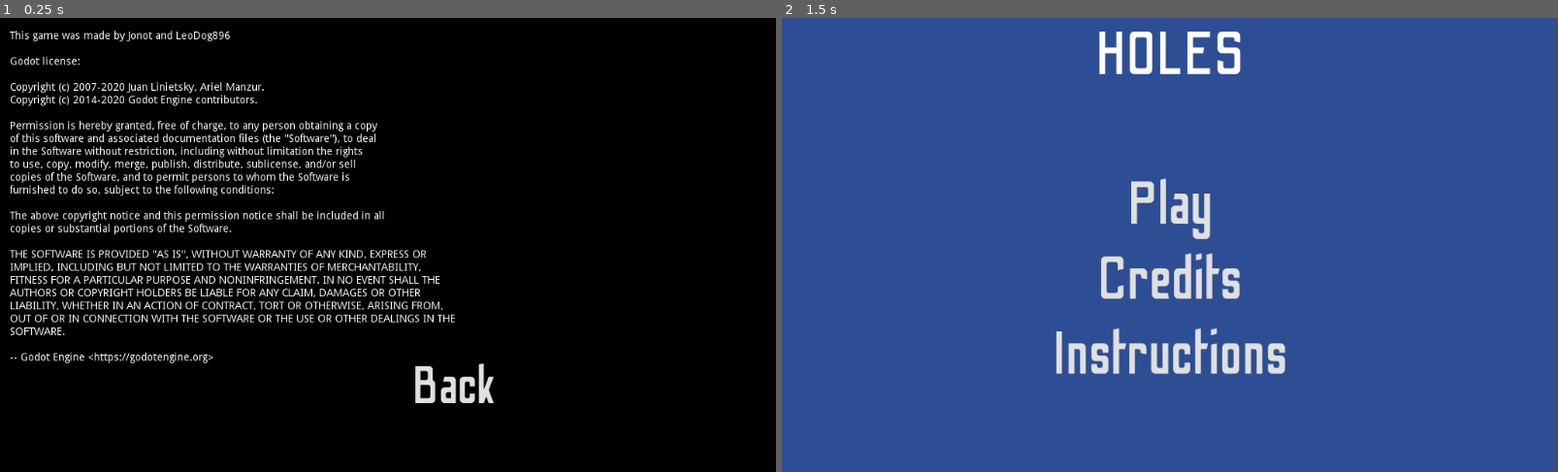
Above: before the commit, frames 1-2 (left to right).
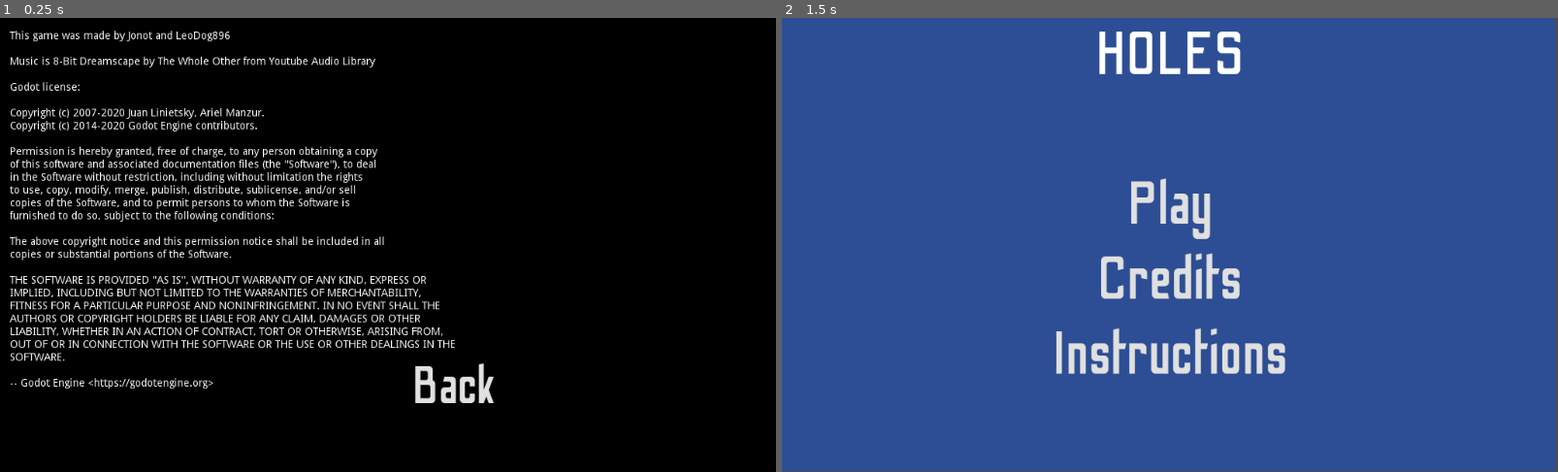
Above: after the commit, the same moments.

Repository: jonot-cyber/brackeys-game-jam-game-that-i-am-doing
Game: Godot game, scene res://Scenes/Credits.tscn
The game is run twice, just before and just after one commit, with the same random seed, the same clock (stepped at 60 frames per second) and the same inputs. This scene is started directly instead of the project's main scene.
Inputs (mouse positions are in pixels of both pictures, inside the frame that each line leads up to):
- Up to frame 1 (0.25 s): no input
- Up to frame 2 (1.5 s): tap Enter at 0.5 s; move the mouse to (1340, 222) at 0.52 s; click (1340, 222) at 0.67 s; tap Space at 0.77 s; click "Back" at 1.25 s

The runs differ from the first frame. In frame 1, 12% of the frame differs, in the area x 1-59%, y 8-82%; in frame 2, nothing differs.

Commit message:
added song credit

Diff:
--- a/Scenes/Credits.tscn
+++ b/Scenes/Credits.tscn
@@ -31,6 +31,8 @@
 margin_bottom = 591.314
 size_flags_horizontal = 3
 text = "This game was made by Jonot and LeoDog896
+
+Music is 8-Bit Dreamscape by The Whole Other from Youtube Audio Library
 
 Godot license:
 
